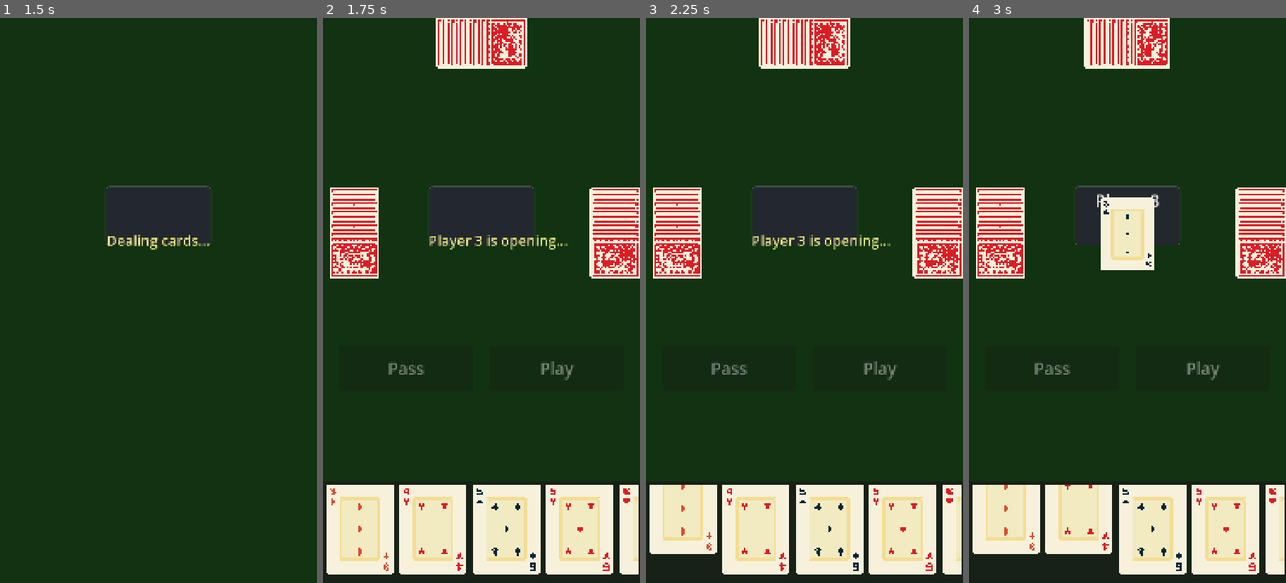
Above: before the commit, frames 1-4 (left to right).
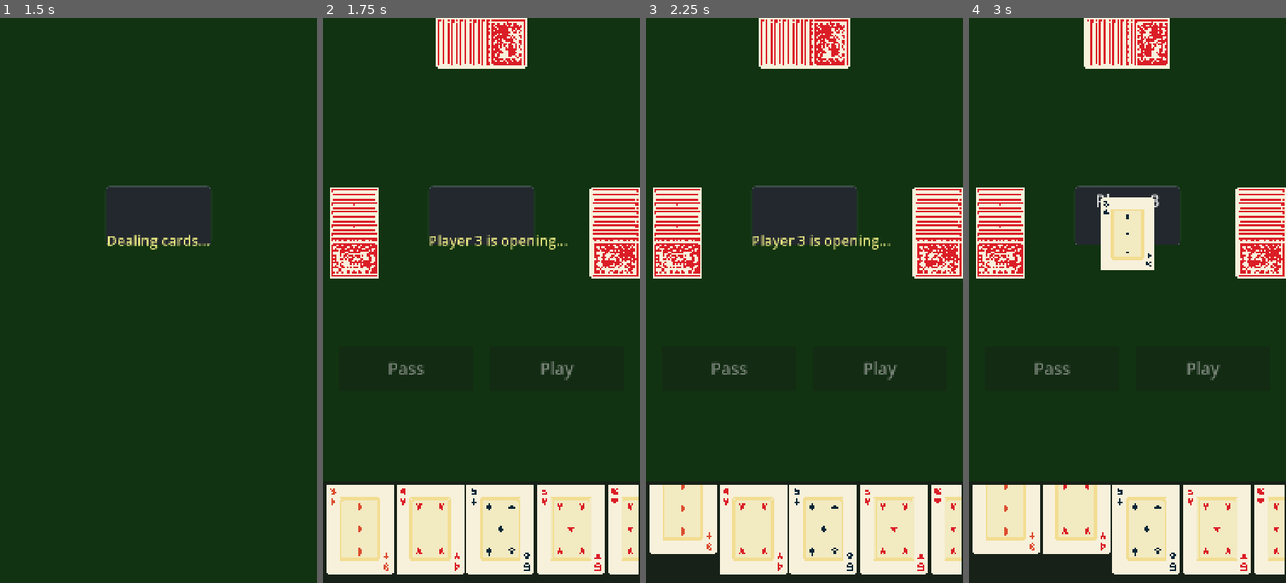
Above: after the commit, the same moments.

Repository: binhrobles/thirteen
Game: Godot game, scene res://scenes/main.tscn
The game is run twice, just before and just after one commit, with the same random seed, the same clock (stepped at 60 frames per second) and the same inputs.
Inputs (mouse positions are in pixels of both pictures, inside the frame that each line leads up to):
- Up to frame 1 (1.5 s): tap Enter at 0.5 s; move the mouse to (158, 215) at 0.52 s; click (158, 215) at 0.67 s; tap Space at 1.25 s; move the mouse to (95, 328) at 1.27 s; click (95, 328) at 1.42 s
- Up to frame 2 (1.75 s): no input
- Up to frame 3 (2.25 s): tap Enter at 2 s; move the mouse to (684, 537) at 2.02 s; click (684, 537) at 2.17 s
- Up to frame 4 (3 s): tap Space at 2.75 s; move the mouse to (1079, 537) at 2.77 s; click (1079, 537) at 2.92 s

Frame 1 is identical in both runs. In frame 2, 4.0% of the frame differs, in the area x 23-99%, y 82-99%; in frame 3, 4.0%; in frame 4, 3.9%.

Commit message:
Adjust player hand card spacing to 10px
Fine-tune card spacing in player hand for better visual balance.

Co-Authored-By: Claude Sonnet 4.5 <noreply@anthropic.com>

Diff:
--- a/scripts/player_hand.gd
+++ b/scripts/player_hand.gd
@@ -11,8 +11,7 @@
 var cards: Array[Card] = []
 var card_sprites: Array = []
 
-## Card overlap amount (cards will overlap by this many pixels)
-const CARD_SPACING := 20
+const CARD_SPACING := 10
 
 
 func _ready() -> void:
